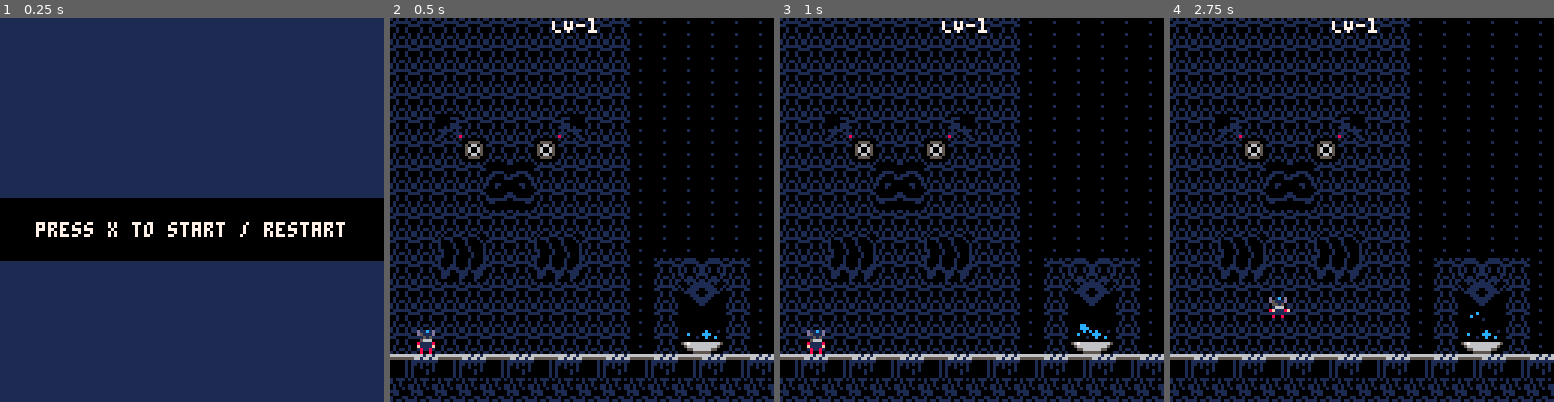
Above: before the commit, frames 1-4 (left to right).
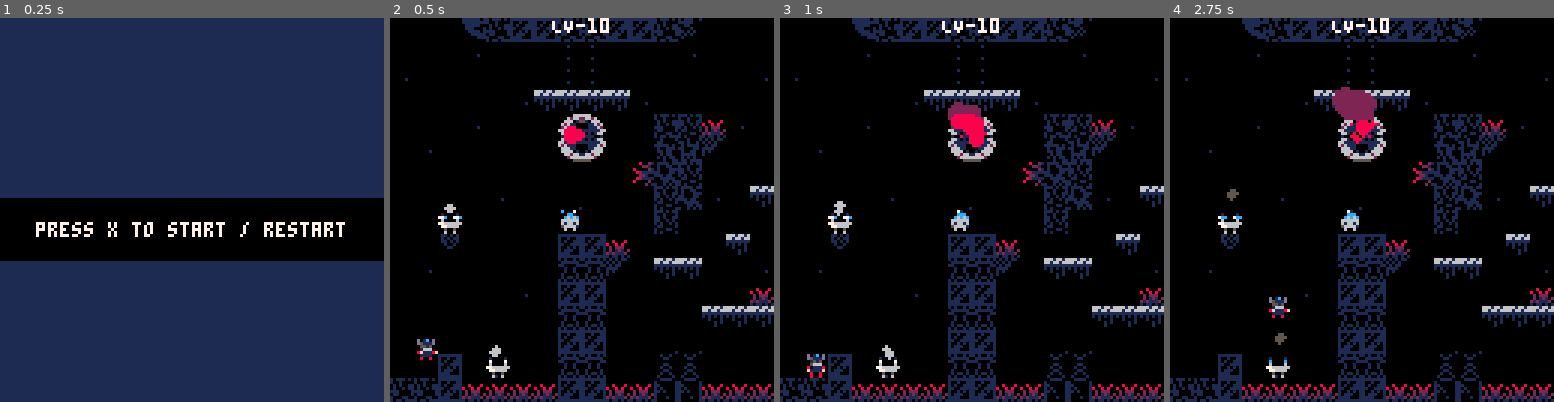
Above: after the commit, the same moments.

Repository: han-sen/pico-8-tests
Game: PICO-8 cartridge alkaline/platformer.p8
Same seed, same stepped clock (60 frames per second), same inputs: the game is played once before the commit and once after it.
Inputs:
- Up to frame 1 (0.25 s): no input
- Up to frame 2 (0.5 s): tap X (X key) at 0.33 s
- Up to frame 3 (1 s): no input
- Up to frame 4 (2.75 s): tap X (X key) at 1.07, 1.85 s; hold Right 1.6-2.1 s; hold Up 2.15-2.42 s; hold Right from 2.47 s (still down)

Frame 1 is identical in both runs. In frame 2, 38% of the frame differs, in the area x 0-100%, y 0-100%; in frame 3, 38%; in frame 4, 38%.

Commit message:
added level 11

Diff:
--- a/alkaline/platformer.p8
+++ b/alkaline/platformer.p8
@@ -225,7 +225,7 @@
 0a0a0a0a0a0a0a0a0a0a0a0a0a0a0a0a0a0a0a0a0a0a0a0a0a0a0a0a0a0a0a0a0a0a0a202020202020202020202020200a0a0a0a0a0a0a0a0a0a0a0a0a0a0a0a0a11111111111111111111111111110a0a0a0a0a0a0a0a0a0a0a0a0a0a0a0a0a0b12123412121212331212121264120b0a0a0a0a0a0a0a0a0a0a0a0a0a0a0a64
 0a0a0a0a0a0a0a0a0a0a0e0e0a0a0a0a000000980a0f0f0a0a0f0f0a99000000878b0e8b8c2222222222222222222287000000000000000000000000000000000000000000000000000000000000000000000000000000000000000000000000000000000000000000000000000000003c3c3c3c3c3c3c3c3c3c3c3c3c3c3c3c
 0a27283e0000000000390c0c3a00000a0000000d00000022220000000d000000870e0e9b2222002200002222220022870000000000000000000000000000000000000000000000000000000000000000000000000000000000000000000000000000000000000000000000000000000000000000000000000000000000000000
-0a380a0000202020000002020000000a0d00000000000022220000000000000d878b8c2270000000710d0071000000870000000000000000000000000000000000000000000000000000000000000000000000000000000000000000000000000000000000000000000000000000000000000000000000000000000000000000
+0a380a0000202020000002020000000a0d00000000000022220000000000000d878b8c227000000071020271000000870000000000000000000000000000000000000000000000000000000000000000000000000000000000000000000000000000000000000000000000000000000000000000000000000000000000000000
 0a0a0a00008d8d8d000012120000000a00000000000d121212120d0000000000879b2270000000000c92920c000021870000000000000000000000000000000000000000000000000000000000000000000000000000000000000000000000000000000000000000000000000000000000000000000000000000000000000000
 0a22220000000000000000000000000a0000000d000000808100000a0b200d000a2270000000000000000000000000870000000000000000000000000000000000000000000000000000000000000000000000000000000000000000000000000000000000000000000000000000000000000000000000000000000000000000
 0a222200000000000000000000008a0a000d00000000009091000027283e0000877000000000000000000000000000870000000000000000000000000000000000000000000000000000000000000000000000000000000000000000000000000000000000000000000000000000000000000000000000000000000000000000
--- a/alkaline/src/fountains.lua
+++ b/alkaline/src/fountains.lua
@@ -68,6 +68,12 @@
             x = 72,
             y = 16,
             active = false
+        },
+        {
+            level = 12,
+            x = 72,
+            y = 16,
+            active = false
         }
     }
 }
--- a/alkaline/src/game_keys.lua
+++ b/alkaline/src/game_keys.lua
@@ -67,6 +67,12 @@
             x = 88,
             y = 96,
             found = false
+        },
+        {
+            level = 12,
+            x = 88,
+            y = 96,
+            found = false
         }
     }
 }
--- a/alkaline/src/player.lua
+++ b/alkaline/src/player.lua
@@ -1,6 +1,6 @@
 player = {
-    x = 8 + (128 * 0),
-    y = 104 + 0,
+    x = 8 + (128 * 1),
+    y = 104 + 128,
     sprite = 64,
     size = 1,
     width = 8,
